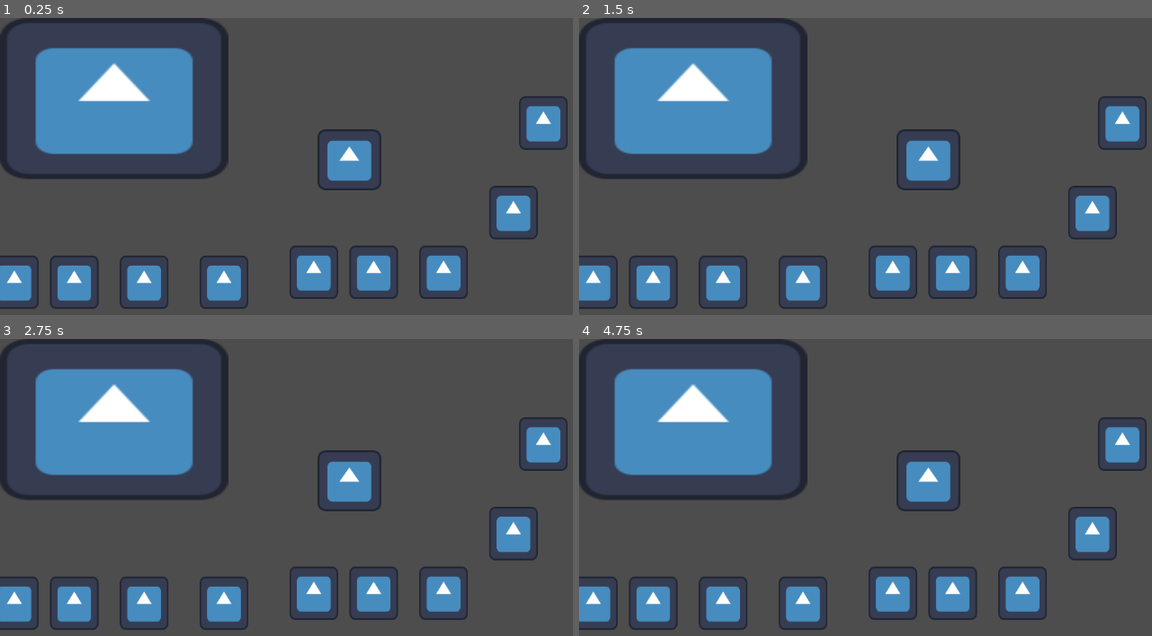
Above: before the commit, frames 1-4 (two rows, left to right).
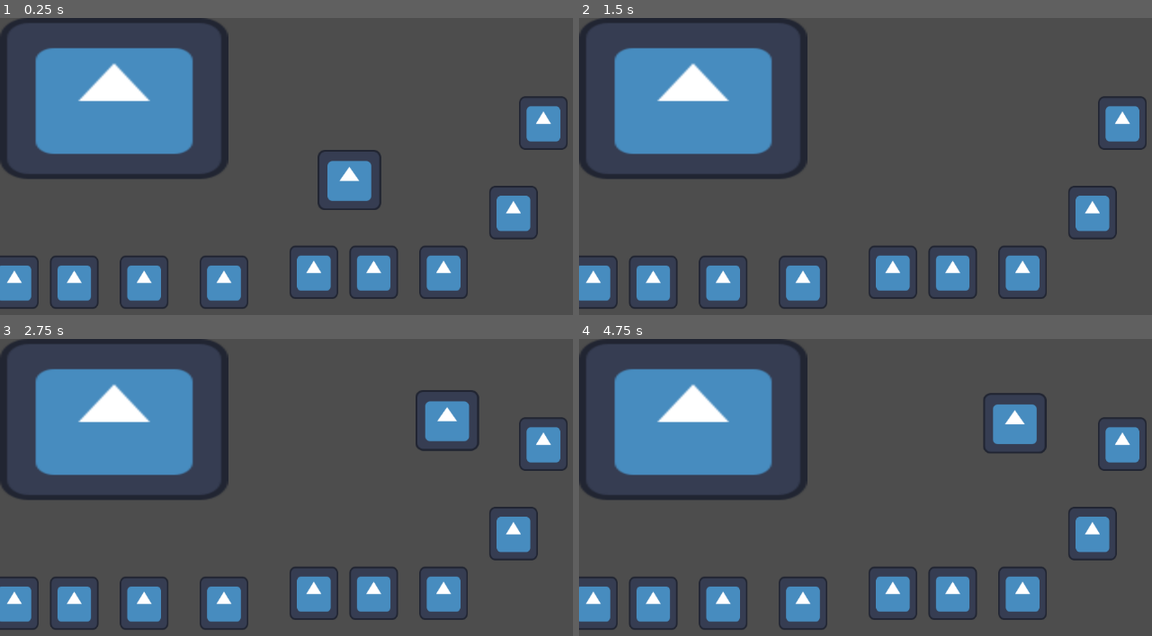
Above: after the commit, the same moments.

Repository: Beau1437/longhand
Game: Godot game, scene res://src/Longhand1.tscn
The game is run twice, just before and just after one commit, with the same random seed, the same clock (stepped at 60 frames per second) and the same inputs. The engine's default icon, where the game draws it, is replaced by a stand-in: a white triangle on a blue panel in a dark square.
Inputs:
- Up to frame 1 (0.25 s): no input
- Up to frame 2 (1.5 s): hold Right (move_right) from 0.53 s (still down); tap Space (jump) at 0.77 s
- Up to frame 3 (2.75 s): tap Space (jump) at 1.52 s; tap Enter at 2 s; release Right (move_right) at 2.03 s; hold Left (move_left) from 2.03 s (still down)
- Up to frame 4 (4.75 s): release Left (move_left) at 2.78 s; hold Right (move_right) 2.78-4.28 s; tap Space (jump) at 3.02, 3.77, 4.25, 4.52 s; hold Left (move_left) from 4.28 s (still down)

The runs differ from the first frame. In frame 1, 1.5% of the frame differs, in the area x 55-67%, y 37-65%; in frame 2, 1.4%; in frame 3, 2.8%, in the area x 55-84%, y 17-59%; in frame 4, 2.8%.

Commit message:
modified:   src/player/states/walk.gd

Diff:
--- a/src/player/states/walk.gd
+++ b/src/player/states/walk.gd
@@ -18,7 +18,7 @@
 		parent.velocity.x = 0
 	return null
 
-func process_phyiscs(delta: float) -> State:
+func process_physics(delta: float) -> State:
 	print("fall fall uuuuuuu")
 	parent.velocity.y += delta * gravity
 	parent.move_and_slide()
